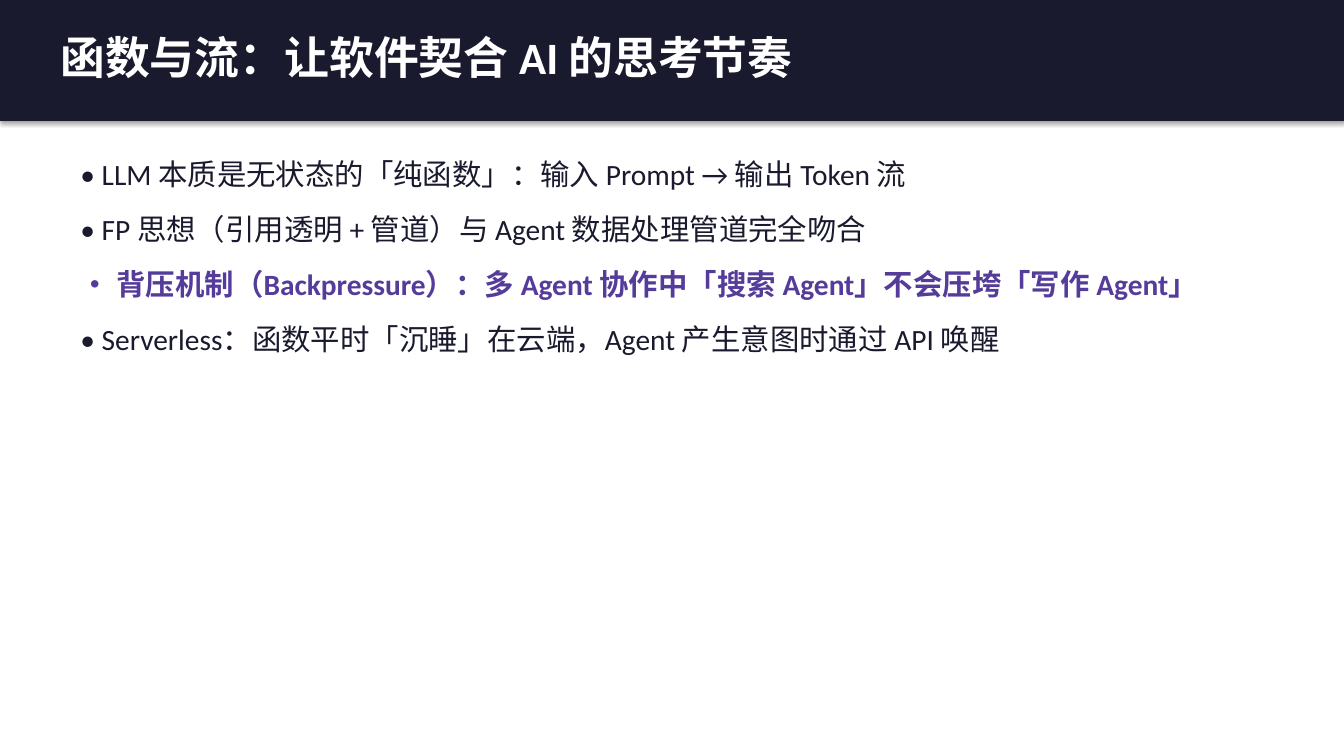
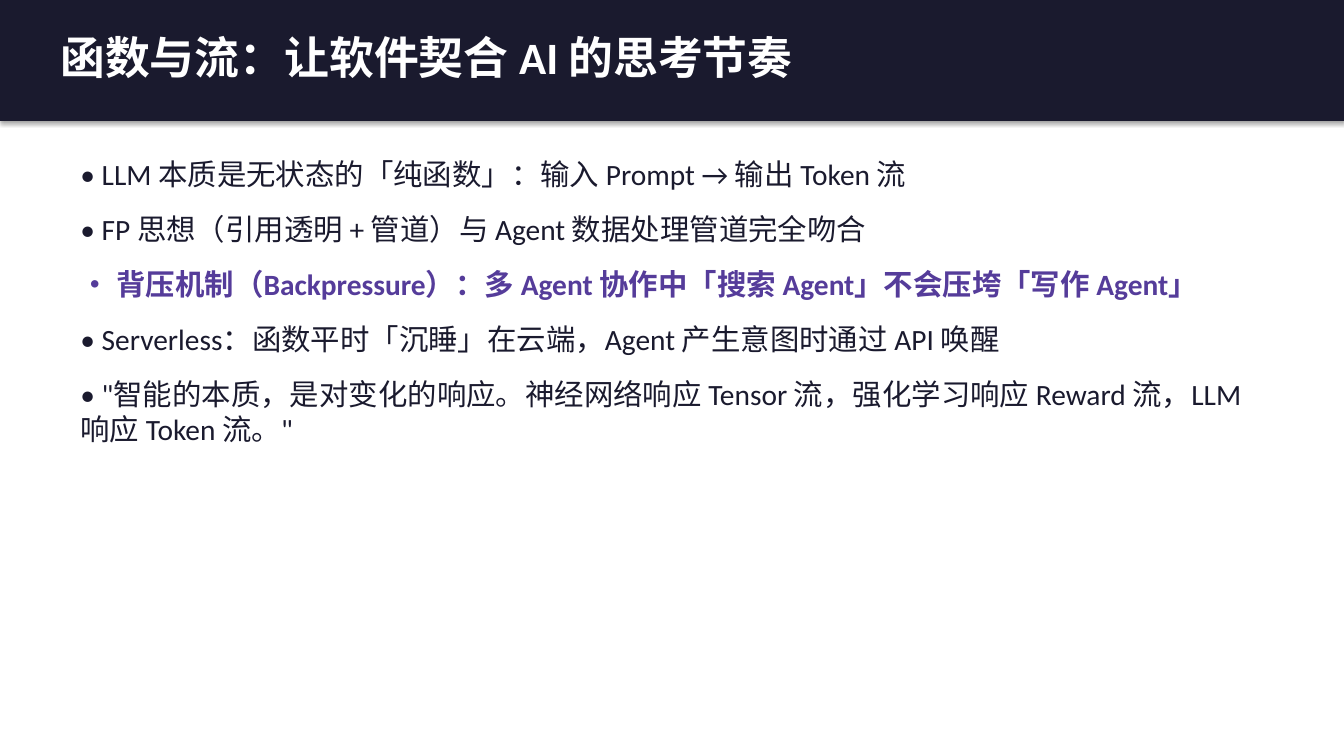
Before and after one commit to tanteng/blog, a slide deck: slide 11 of static/reports/agent-design-patterns-book-intro.pptx (slide 8 before the commit). Drawn at 1344x756 pixels with LibreOffice and Linux fonts; fonts in the diff are those of the drawing. Boxes give left, top, right and bottom in pixels: in the first picture for what was removed or moved away, otherwise in the second. Text is boxed around its words. In the diff, an @@ line names an element or a change of style, - is before the commit and + after.

```diff
--- a/static/reports/agent-design-patterns-book-intro.pptx
+++ b/static/reports/agent-design-patterns-book-intro.pptx
@@ text at bbox=[80, 380, 1242, 443]: paragraph added @@
+• "智能的本质，是对变化的响应。神经网络响应 Tensor 流，强化学习响应 Reward 流，LLM 响应 Token 流。"
```
Also in this commit, not shown: 23 other slides changed, 7 slides added, 1 slide removed.
